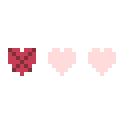
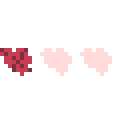
Before/after of a 128 × 128 layered artwork. What changed in the layer stack:
painted on "Layer 3" over (0, 48, 116, 68)
